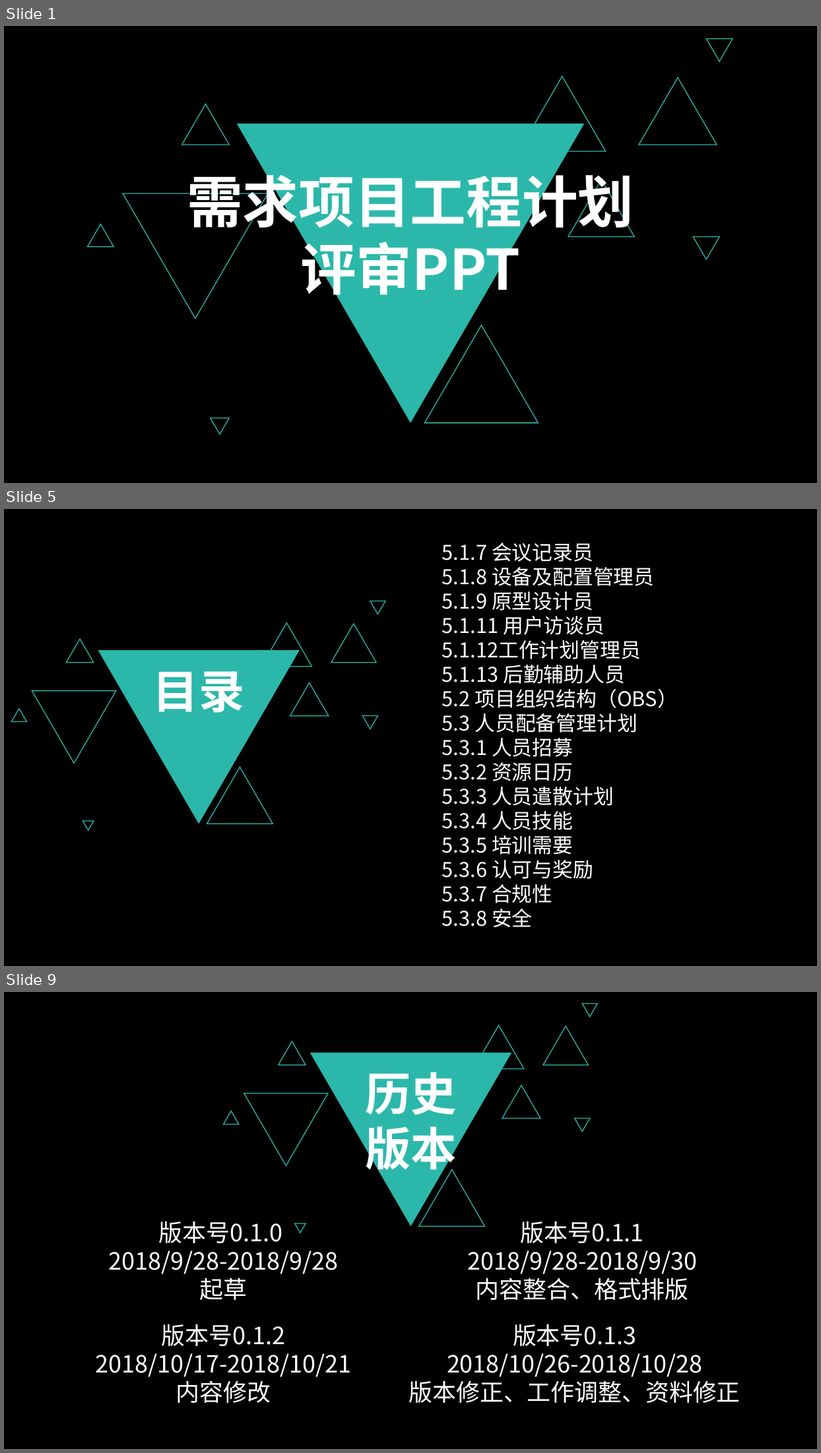
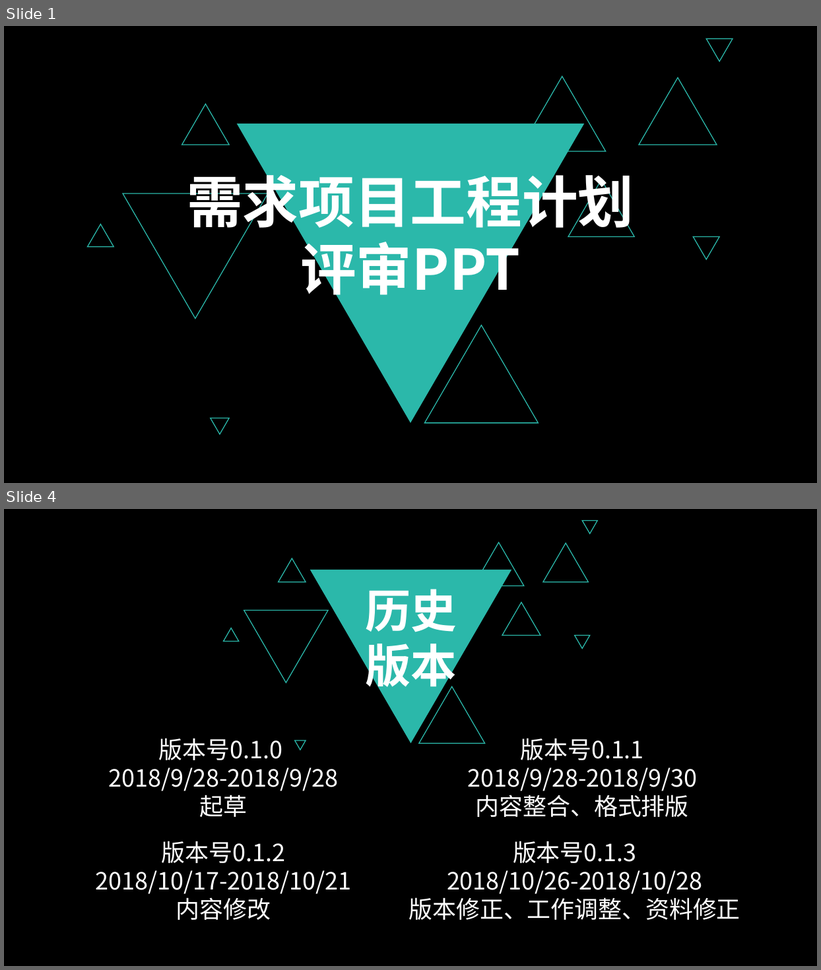
Before and after one commit to PRD2018-G03/PRD2018-G03-SoftwareEngineeringProject, a slide deck: 受控文档/08_其他任务/需求项目工程计划评审PPT/需求项目工程计划评审PPT.pptx. Shown one above the other, each under a label of ours: slides 1, 5 and 9 before the commit, slides 1 and 4 after it; the slides between them are not shown. The pictures are 821x1453 and 821x970 pixels, drawn with LibreOffice and Linux fonts; fonts in the diff are those of the drawing. Boxes give left, top, right and bottom in pixels: in the first picture for what was removed or moved away, otherwise in the second. Text is boxed around its words. In the diff, an @@ line names an element or a change of style, - is before the commit and + after.

Commit message:
update 项目章程 0.1.2

```diff
--- a/受控文档/08_其他任务/需求项目工程计划评审PPT/需求项目工程计划评审PPT.pptx
+++ b/受控文档/08_其他任务/需求项目工程计划评审PPT/需求项目工程计划评审PPT.pptx
@@ slide 5 removed at bbox=[4, 509, 817, 966], background #000000 @@
@@ text removed at bbox=[442, 543, 678, 928] @@
-5.1.7 会议记录员
-5.1.8 设备及配置管理员
-5.1.9 原型设计员
-5.1.11 用户访谈员
-5.1.12工作计划管理员
-5.1.13 后勤辅助人员
-5.2 项目组织结构（OBS）
-5.3 人员配备管理计划
-5.3.1 人员招募
-5.3.2 资源日历
-5.3.3 人员遣散计划
-5.3.4 人员技能
-5.3.5 培训需要
-5.3.6 认可与奖励
-5.3.7 合规性
-5.3.8 安全
@@ group removed at bbox=[11, 601, 385, 830]: 11 triangles, 1 text @@
-目录
@@ what was slide 9 is now slide 4 @@
```
Also in this commit, not shown: 1 slide changed, 1 slide added, 5 other slides removed, 2 other files.
